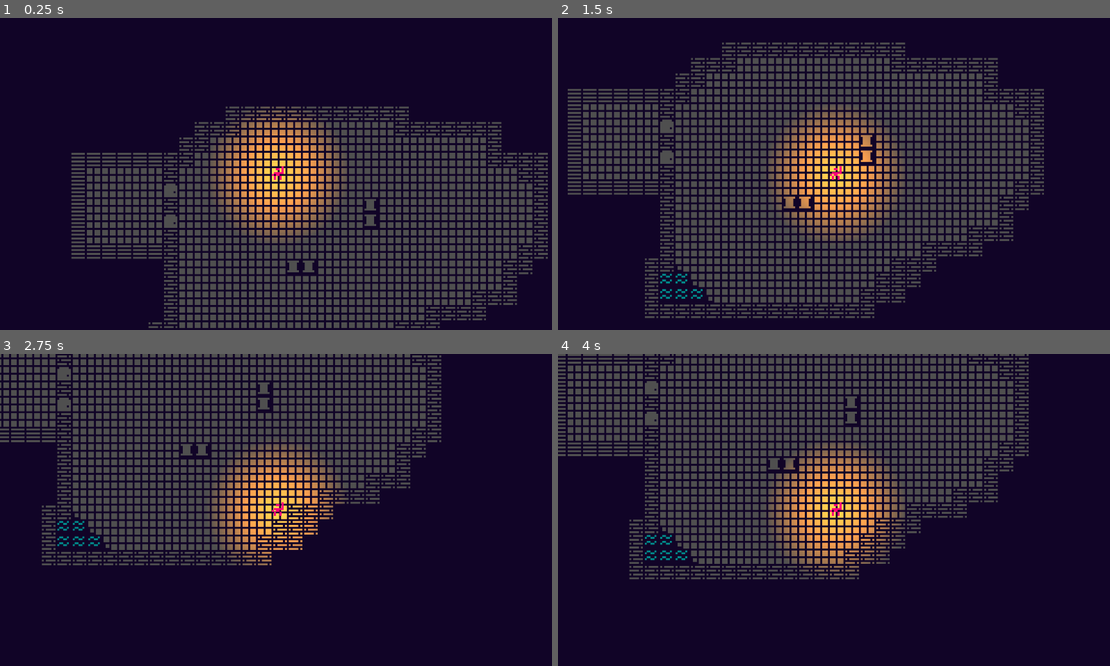
Above: before the commit, frames 1-4 (two rows, left to right).
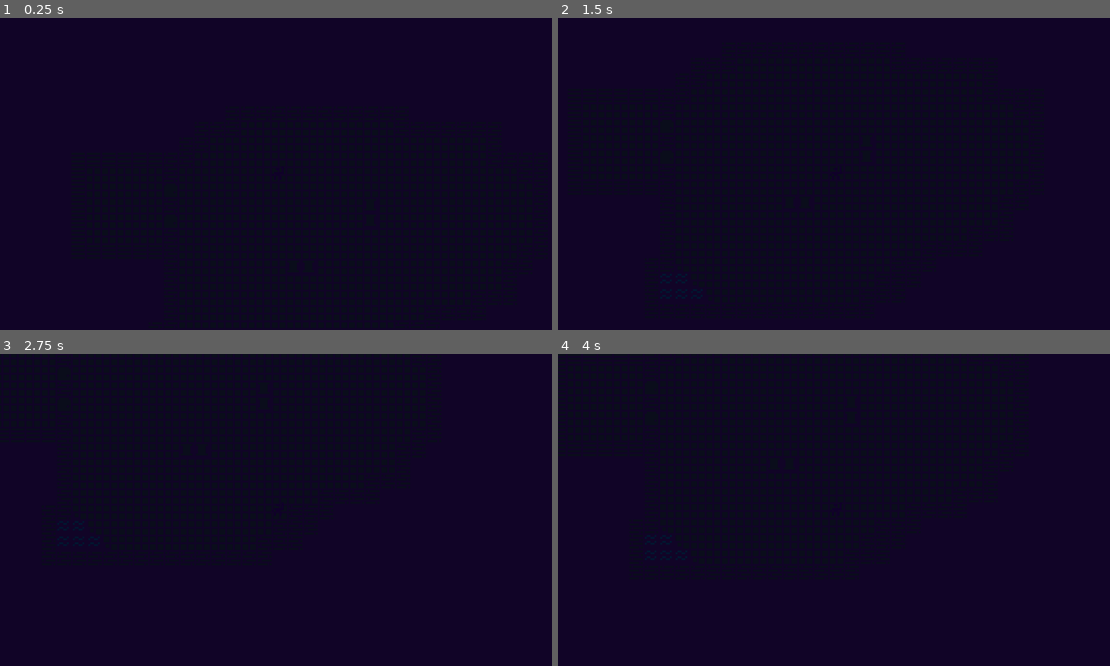
Above: after the commit, the same moments.

Repository: Hamblok0/Gremory
Game: Godot game, scene res://scenes/game.tscn
Same seed, same stepped clock (60 frames per second), same inputs: the game is played once before the commit and once after it. Before the commit the project has no main scene; this scene is started directly in both runs.
Inputs:
- Up to frame 1 (0.25 s): no input
- Up to frame 2 (1.5 s): tap Enter at 0.5 s; hold M (player_downright) 0.53-1.28 s; hold J (player_down) from 1.28 s (still down)
- Up to frame 3 (2.75 s): release J (player_down) at 2.03 s; hold M (player_downright) from 2.03 s (still down)
- Up to frame 4 (4 s): release M (player_downright) at 2.78 s; hold K (player_up) 2.78-3.53 s; hold N (player_downleft) from 3.53 s (still down)

The runs differ from the first frame. In frame 1, 29% of the frame differs, in the area x 12-100%, y 28-100%; in frame 2, 33%, in the area x 1-89%, y 7-97%; in frame 3, 25%; in frame 4, 28%.

Commit message:
Small updates - Removed visual shader file - Added custom shader code from the web that demonstrates a simple 2d light and attached it to the player's torch node

Diff:
--- a/project.godot
+++ b/project.godot
@@ -11,7 +11,7 @@
 [application]
 
 config/name="test"
-run/main_scene="res://game.tscn"
+run/main_scene="res://scenes/game.tscn"
 config/features=PackedStringArray("4.2", "Forward Plus")
 config/icon="res://icon.svg"
 
--- a/resources/shaders/torch.gdshader
+++ b/resources/shaders/torch.gdshader
@@ -1,14 +1,176 @@
-shader_type spatial;
+shader_type canvas_item;
+
+// I hate that this is required, but godot has forced my hand-- see https://github.com/godotengine/godot-proposals/discussions/9354
+uniform int light_count;
+
+uniform float light_falloff;
+
+uniform bool apply_distance_fade;
+
+uniform bool shadows;
+uniform bool soft_shadows;
+uniform float light_radius;
+uniform uint shadow_march_count;
+uniform float shadow_march_min_step;
+uniform float shadow_march_step_scale;
+
+uniform float ambient_amount : hint_range(0,1);
+uniform bool ambient_occlusion;
+uniform uint ao_step_count;
+uniform float ao_step_size;
+uniform float ao_influence : hint_range(0.0, 1.0);
+
+varying mat4 inv_canvas_matrix;
+varying mat4 canvas_matrix;
+
+varying vec2 screen_pix_size;
+varying vec2 world_pos;
+
+varying vec2 screen_offset;
+varying vec2 screen_scale;
+
+// We can't avoid applying AO several times, but at least we can only
+// calculate it once
+varying float ao;
+
+// Beckmann distribution
+float kSpec(vec3 N, vec3 H, float m) {
+	float alpha = acos(dot(N,H));
+	// alpha = max(abs(alpha) - angleTolerance, 0.0) * sign(alpha);
+	float mSquared = m * m;
+	return (exp(-pow(tan(alpha) / mSquared, 2.0)) / (PI * mSquared * pow(cos(alpha), 4.0)));
+}
 
 void vertex() {
-	// Called for every vertex the material is visible on.
+	// whyyyy can't I have the matrices in fragment() or light()
+	inv_canvas_matrix = inverse(CANVAS_MATRIX);
+	canvas_matrix = CANVAS_MATRIX;
+	// Saves a bit of time later
+	world_pos = VERTEX;
+
+	// I hate this but it's the only decent way I've found to get zoom in a canvas_shader
+	vec2 minP = (vec4(vec2(0), 0, 1) * inverse(CANVAS_MATRIX)).xy;
+	vec2 maxP = (vec4(100,100, 0, 1) * inverse(CANVAS_MATRIX)).xy;
+	screen_scale = (maxP - minP) / 100.0;
 }
 
 void fragment() {
-	// Called for every pixel the material is visible on.
+	// whyyyyy can't I have SCREEN_PIXEL_SIZE in vertex() or light()
+	screen_pix_size = SCREEN_PIXEL_SIZE;
+	// When we apply the inverse CANVAS_MATRIX to a canvas coordinate, we won't be applying
+	// offset-- this calculates how much we're offsetting, because the world space coordinates
+	// from vertex() are accurate
+	vec2 world_pos_without_offset = (vec4(VERTEX, 0, 1) * inv_canvas_matrix).xy;
+	screen_offset = world_pos_without_offset - world_pos;
+
+	ao = 1.0;
+	if(ambient_occlusion) {
+		// Ambient occlusion based on some random stuff I found on discord .-.
+		vec2 marchPos = FRAGCOORD.xy;
+		vec2 Epsilon = vec2(2.0, 0.0);
+		// These normals are horrible but they seem to work well enough
+		vec2 norm = texture_sdf_normal(screen_uv_to_sdf(SCREEN_UV));
+		float res = 0.0;
+		vec2 rp;
+		// TBH I like vaguely understand how this works but not enough to explain it
+		for(uint i = uint(1); i<ao_step_count; i++) {
+			rp = marchPos + ao_step_size*float(i)*norm * screen_pix_size;
+			res+=(1.0/pow(2.0,float(i)))*(ao_step_size*float(i)-(texture_sdf(screen_uv_to_sdf(rp * screen_pix_size))));
+		}
+		// We need an influence scaler bc otherwise I've found it to look rlly weird
+		// That's probably just a skill issue though
+		if(res >= 0.0) {
+			ao = 1.0 - ao_influence * clamp(1.0 - ao_step_size / res, 0.0, 1.0);
+		}
+	}
 }
 
-//void light() {
-	// Called for every pixel for every light affecting the material.
-	// Uncomment to replace the default light processing function with this one.
-//}
+vec2 UVtoWorld(vec2 uv) {
+	return (vec4((uv) / screen_pix_size, 0, 1) * inv_canvas_matrix).xy - screen_offset;
+}
+
+vec2 worldToUV(vec2 coord) {
+	return (vec4((coord + screen_offset) * screen_pix_size, 0, 1) * canvas_matrix).xy;
+}
+
+void light() {
+	// Soft shadows based on https://iquilezles.org/articles/rmshadows/
+	vec2 marchPos = world_pos;
+	vec2 lightPos = UVtoWorld(LIGHT_POSITION.xy * screen_pix_size);
+	vec2 toLight = normalize(lightPos - marchPos);
+
+	vec2 screenPos = LIGHT_VERTEX.xy;
+	vec2 lightPosScreen = LIGHT_POSITION.xy;
+	vec2 toLightScreen = normalize(lightPosScreen - screenPos);
+	// We need to scale this by our scale factor because if we don't, everything breaks.
+	// We also need this to respect x and y, hence not just multiplying by the length.
+	float distToLight = distance(vec2(0), (lightPos - marchPos) * screen_scale);
+
+	// Step distance, total distance
+	float d, t = 0.0;
+	// Obscurity - basically, how obscured our ray is
+	float obs = 1.0;
+
+	// We can figure out how much the distances should be scaled by figuring out the difference
+	// between a screenspace distance of 1px and a worldspace distanc of those points. We also
+	// need to include our scaling factor, again bc everything breaks if we don't
+	vec2 worldspaceScaleCalcA = UVtoWorld(vec2(0));
+	vec2 worldspaceScaleCalcB = UVtoWorld((1.0 / screen_scale ) * screen_pix_size);
+	float worldspaceDistanceScale = distance(vec2(0), vec2(screen_scale)) / distance(worldspaceScaleCalcA, worldspaceScaleCalcB);
+
+	// Ideally I'd make this its own function but texture_sdf has forced my hand
+	if(shadows) {
+		obs = 0.0;
+		for(uint i = uint(0); i < shadow_march_count; i++) {
+			// texture_sdf returns screenspace distance, but we want world space distance
+			d = texture_sdf(screen_uv_to_sdf(screenPos * screen_pix_size)) * worldspaceDistanceScale;
+			// If we aren't using soft shadows, there's no reason to march through objects
+			if(!soft_shadows && d <= 0.0001) {
+				obs = 1.0;
+				break;
+			}
+			// I don't entirely understand how this works, but the gist is that we can get a very good looking
+			// soft shadow effect by storing how close the ray got to an obstacle
+			if(soft_shadows) obs = max(0.5 - length(1.0 / screen_scale) * d * distToLight / (2.0 * light_radius * t), obs);
+			// If we're in shadow no need to continue
+			if(obs > 0.99) break;
+			// Prevent getting stuck on the border of objects
+			// 0.1 is a number I pulled out of my ass but it seems to work well enough
+			// light_radius*t/distToLight is the relative size of the light or something idk I'm dumb
+			d = max(d * shadow_march_step_scale, screen_scale.x *  shadow_march_min_step  * light_radius*t/distToLight);
+			t += d;
+			// If we pass the light we know we're done
+			if(t >= distToLight) break;
+			marchPos += d * toLight;
+			// To be frank, I have no idea why we need to divide by scale here, but it works
+			screenPos += (d / worldspaceDistanceScale) * toLightScreen / screen_scale;
+		}
+		// Make sure we don't have any weird values lol
+		obs = 1.0 - clamp(obs, 0.0, 1.0);
+	}
+
+	// Finally get the world distance (including height) for the final magnitude
+	vec2 worldPos = UVtoWorld(SCREEN_UV);
+	vec3 worldPosLight = vec3(UVtoWorld(LIGHT_POSITION.xy * screen_pix_size), LIGHT_POSITION.z * screen_scale.x);
+	vec3 worldDelta = worldPosLight - vec3(worldPos, 0);
+	float worldDist = distance(vec3(0), worldDelta);
+
+	// PBR Lighting
+	float roughness = SPECULAR_SHININESS.r;
+	float specular = 1.0 - SPECULAR_SHININESS.g;
+	float metallic = SPECULAR_SHININESS.b;
+
+	float distance_fade = 1.0 / pow(worldDist / (light_falloff), 2.0);
+
+	LIGHT = COLOR * ambient_amount * dot(NORMAL, vec3(0,0,1)) * ao / float(light_count);
+
+	vec4 specularColor = mix(vec4(1), COLOR, metallic);
+	vec4 specularAddition = specularColor * LIGHT_COLOR * LIGHT_ENERGY * max(kSpec(NORMAL, (LIGHT_DIRECTION + vec3(0,0,1)) * 0.5, specular), 0.0) * obs;
+	vec4 diffuseAddition = roughness * LIGHT_COLOR * LIGHT_ENERGY * COLOR * max(dot(NORMAL, LIGHT_DIRECTION), 0.0) * obs;
+	if(apply_distance_fade) {
+		specularAddition *= distance_fade;
+		diffuseAddition *= distance_fade;
+	}
+	LIGHT += specularAddition + diffuseAddition;
+	LIGHT.a = 1.0;
+}
--- a/resources/shaders/torch.tres
+++ /dev/null
@@ -1,11 +0,0 @@
-[gd_resource type="VisualShader" format=3 uid="uid://bny67dxai5fhl"]
-
-[resource]
-code = "shader_type canvas_item;
-render_mode blend_mix;
-
-
-
-"
-mode = 1
-flags/light_only = false
--- a/scenes/game.tscn
+++ b/scenes/game.tscn
@@ -13,6 +13,6 @@
 layer_3/tile_data = PackedInt32Array()
 layer_5/tile_data = PackedInt32Array()
 
-[node name="CanvasModulate" type="CanvasModulate" parent="."]
+[node name="Darkness" type="CanvasModulate" parent="."]
 visible = false
 color = Color(0.133333, 0.164706, 0.341176, 1)
--- a/scenes/player.tscn
+++ b/scenes/player.tscn
@@ -3,11 +3,25 @@
 [ext_resource type="Script" path="res://scripts/player.gd" id="1_yta2r"]
 [ext_resource type="Texture2D" uid="uid://cb2u6oyoxhcqc" path="res://resources/textures/tiles.png" id="2_o3u3n"]
 [ext_resource type="PackedScene" uid="uid://be2qhhxflgl01" path="res://scenes/grid_move.tscn" id="3_r1ssf"]
-[ext_resource type="Shader" uid="uid://bny67dxai5fhl" path="res://resources/shaders/torch.tres" id="4_oqnwt"]
+[ext_resource type="Shader" path="res://resources/shaders/torch.gdshader" id="4_he3sl"]
 [ext_resource type="Texture2D" uid="uid://lial8t3pc45d" path="res://resources/textures/2d_lights_and_shadows_neutral_point_light.webp" id="4_qdr13"]
 
-[sub_resource type="ShaderMaterial" id="ShaderMaterial_q3x25"]
-shader = ExtResource("4_oqnwt")
+[sub_resource type="ShaderMaterial" id="ShaderMaterial_7lfhd"]
+shader = ExtResource("4_he3sl")
+shader_parameter/light_count = null
+shader_parameter/light_falloff = null
+shader_parameter/apply_distance_fade = null
+shader_parameter/shadows = null
+shader_parameter/soft_shadows = null
+shader_parameter/light_radius = null
+shader_parameter/shadow_march_count = null
+shader_parameter/shadow_march_min_step = null
+shader_parameter/shadow_march_step_scale = null
+shader_parameter/ambient_amount = null
+shader_parameter/ambient_occlusion = null
+shader_parameter/ao_step_count = null
+shader_parameter/ao_step_size = null
+shader_parameter/ao_influence = null
 
 [node name="Player" type="Node2D"]
 script = ExtResource("1_yta2r")
@@ -23,9 +37,10 @@
 [node name="Camera2D" type="Camera2D" parent="."]
 
 [node name="Torch" type="Node2D" parent="."]
-material = SubResource("ShaderMaterial_q3x25")
+material = SubResource("ShaderMaterial_7lfhd")
 
 [node name="texture" type="PointLight2D" parent="Torch"]
+visible = false
 color = Color(0.792157, 0.372549, 0, 1)
 energy = 1.05
 shadow_item_cull_mask = 0
@@ -33,6 +48,7 @@
 texture_scale = 1.18
 
 [node name="shadow" type="PointLight2D" parent="Torch"]
+visible = false
 color = Color(0.792157, 0.372549, 0, 1)
 energy = 3.98
 shadow_enabled = true
--- a/scenes/tile_map.tscn
+++ b/scenes/tile_map.tscn
@@ -1,6 +1,6 @@
 [gd_scene load_steps=3 format=3 uid="uid://dlyhkyb8is5ej"]
 
-[ext_resource type="TileSet" uid="uid://cmnnwtp2xg4mq" path="res://master_tile.tres" id="1_dtwuu"]
+[ext_resource type="TileSet" uid="uid://cmnnwtp2xg4mq" path="res://resources/master_tile.tres" id="1_dtwuu"]
 [ext_resource type="Script" path="res://scripts/tile_map.gd" id="2_ah6pa"]
 
 [node name="Tiles" type="TileMap"]
--- a/scripts/game.gd
+++ b/scripts/game.gd
@@ -1,9 +1,11 @@
 extends Node2D
 
 var player_scene: PackedScene = preload("res://scenes/player.tscn")
+@onready var canvas_darkness: CanvasModulate = $Darkness
 
 # Called when the node enters the scene tree for the first time.
 func _ready() -> void:
+	canvas_darkness.visible = true
 	spawn_player()
 
 # Called every frame. 'delta' is the elapsed time since the previous frame.
